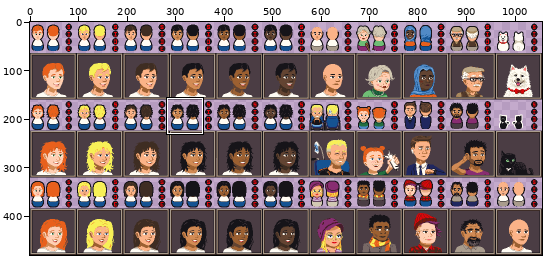
Pixel-art file -- godot/res/sprites/characters/characters.aseprite. Above, an overview of the earlier version with the close-up marked.
Close-up. Before the commit:
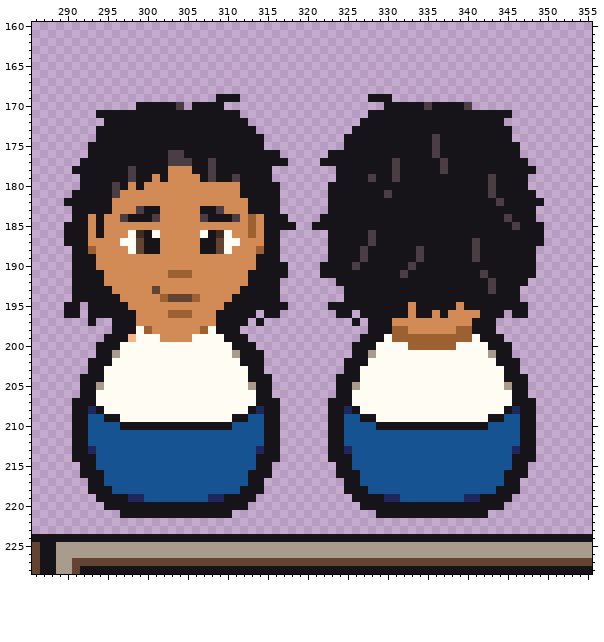
1056x480 pixels, 1 frame. Shown: x 286..355, y 160..228. The commit also changed other parts of the picture, which this record leaves out.
After:
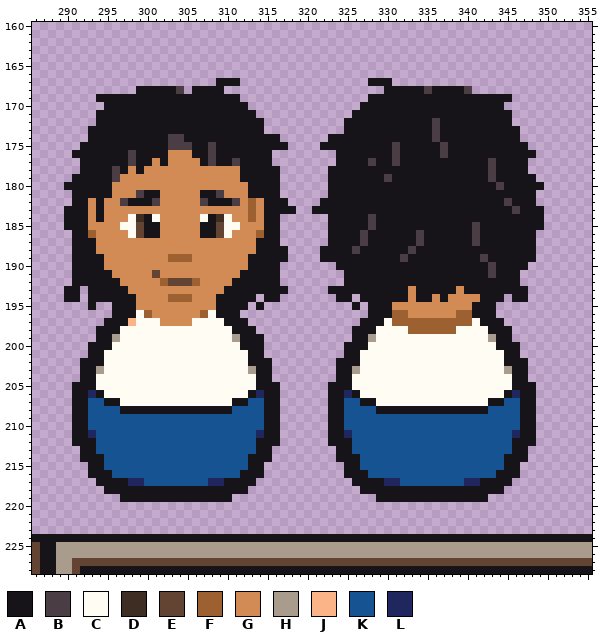
Palette (. is transparent): A #161419  B #4b3d44  C #fffcf4  D #3e2d22  E #634432  F #9c6031  G #d28b55  H #a99c8d  J #fbb388  K #155392  L #20275f
Changes in this commit:
Layers "Outlines", "Hair & Clothes", "Main":
y 167: x 309..311 ... -> AAA; x 328..330 ... -> AAA
y 168: x 299..304 ...... -> AAAAAB; x 306..309 .... -> AAAA; x 330..340 ........... -> AAAAABAAAAB
y 169: x 294..308 ............... -> AAAAAAAAAAAAAAA; x 331..345 ............... -> AAAAAAAAAAAAAAA
y 170: x 295..298 .... -> AAAA; x 304..305 B. -> AA; x 310..312 ... -> AAA; x 327..329 ... -> AAA; x 335 B -> A; x 340..344 B.... -> AAAAA
y 171: x 312..313 .. -> AA; x 326..327 .. -> AA
y 172: x 294 . -> A; x 313..314 .. -> AA; x 325..326 .. -> AA; x 336 A -> B; x 345 . -> A
y 173: x 293 . -> A; x 314 . -> A; x 325 . -> A; x 336 A -> B; x 346 . -> A
y 174: x 293 . -> A; x 303..304 AA -> BB; x 315..316 .. -> AA; x 323..324 .. -> AA; x 346 . -> A
y 175: x 292 . -> A; x 303..305 AAA -> BBB; x 308 A -> B; x 315..317 ... -> AAA; x 322..324 ... -> AAA; x 331 A -> B; x 336..337 BA -> AB; x 347 . -> A
y 176: x 291..292 .. -> AA; x 298 A -> B; x 303..305 BBA -> GGG; x 308 A -> B; x 316 A -> .; x 323 A -> .; x 331 A -> B; x 336..337 BA -> AB; x 347..348 .. -> AA
y 177: x 298 A -> B; x 301 A -> G; x 303..306 BBBA -> GGGG; x 311 A -> B; x 316..317 AA -> ..; x 322..323 AA -> ..; x 328 A -> B; x 337 B -> A; x 343 A -> B
y 178: x 291 A -> .; x 296 A -> B; x 298 B -> G; x 300..302 AAA -> GGG; x 306..311 AABAAA -> GGGGGG; x 316 . -> A; x 323 . -> A; x 331 B -> A; x 337 B -> A; x 343 A -> B; x 348 A -> .
y 179: x 291 . -> A; x 296..300 AABAA -> BGGGG; x 302 A -> G; x 307..311 ABAAB -> GGGGG; x 316 . -> A; x 323 . -> A; x 328 B -> A; x 330..331 AB -> BA; x 348 . -> A
y 180: x 290..291 .. -> AA; x 296..297 BA -> GG; x 299 A -> G; x 312 A -> G; x 343..344 BA -> AB; x 348..349 .. -> AA
y 181: x 296 B -> G; x 299..301 GGG -> BAA; x 307..309 GGG -> AAB; x 312 A -> G; x 330 B -> A; x 343 B -> A
y 182: x 290 A -> .; x 293 A -> G; x 295 A -> G; x 297..301 GGGGG -> BAAAB; x 307..311 GGGGG -> BAAAB; x 313..314 AA -> FG; x 317 . -> A; x 322 . -> A; x 344..345 BA -> AB; x 349 A -> .
y 183: x 290 . -> A; x 293 A -> G; x 295 A -> G; x 299..301 BAA -> GGG; x 307..309 AAB -> GGG; x 313..314 AA -> FG; x 317..318 .. -> AA; x 321..322 .. -> AA; x 346 A -> B; x 349 . -> A
y 184: x 290 . -> A; x 297..299 BAA -> GCD; x 301 B -> C; x 307 B -> C; x 309..311 AAB -> DCG; x 317 A -> .; x 322 A -> .; x 328 A -> B; x 345 B -> A; x 349 . -> A
y 185: x 294 A -> G; x 297..301 GGGGG -> CCEAA; x 307..311 GGGGG -> AAECC; x 313 F -> G; x 317..318 AA -> ..; x 321..322 AA -> ..; x 328 A -> B; x 341 A -> B; x 346 B -> A
y 186: x 290 A -> .; x 293..294 GA -> FG; x 299 D -> E; x 301 C -> A; x 307 C -> A; x 309 D -> E; x 313..314 FG -> GF; x 327..328 AB -> BA; x 334 A -> B; x 341 A -> B; x 349 A -> .
y 187: x 290 A -> .; x 293 G -> A; x 297..301 CCEAA -> GGGGG; x 307..311 AAECC -> GGGGG; x 314 G -> A; x 327..328 AB -> BA; x 334 A -> B; x 349 A -> .
y 188: x 293 F -> A; x 298..301 CEAA -> GGGG; x 307..310 AAEC -> GGGG; x 314 F -> A; x 317 . -> A; x 322 . -> A; x 326..327 AB -> BA; x 333..334 AB -> BA; x 341 B -> A
y 189: x 294 G -> A; x 303..305 GGG -> FFF; x 313 G -> A; x 317 . -> A; x 322 . -> A; x 327 B -> A; x 332 A -> B; x 334 B -> A; x 341..342 BA -> AB
y 190: x 294 G -> A; x 313 G -> A; x 317 A -> .; x 322..323 AA -> ..; x 326 B -> A; x 333 B -> A; x 343 A -> B; x 348 A -> .
y 191: x 295 G -> A; x 301 G -> E; x 303..305 FFF -> GGG; x 312 G -> A; x 317 A -> .; x 322..324 AAA -> ...; x 332 B -> A; x 342..343 BA -> AB; x 347..348 AA -> ..
y 192: x 295..296 GG -> AA; x 302..306 GGGGG -> FEEEF; x 311..312 GG -> AA; x 324 A -> .; x 343 B -> A; x 347 A -> .
y 193: x 290 . -> A; x 292 A -> .; x 296..297 GG -> AA; x 301 E -> G; x 310..311 GG -> AA; x 317 . -> A; x 323..324 .. -> AA; x 333 A -> G; x 339 A -> G; x 343 B -> A; x 347 . -> A
y 194: x 290 . -> A; x 292 A -> .; x 297..298 GG -> AA; x 302..306 FEEEF -> GFFFG; x 309..310 GG -> AA; x 314 A -> .; x 324 . -> A; x 326 A -> .; x 333 A -> G; x 336 A -> G; x 338..341 AAAA -> GGGG; x 345 A -> .; x 347 . -> A
y 195: x 290..291 AA -> ..; x 294..295 AA -> ..; x 298 G -> A; x 309 G -> A; x 313 A -> .; x 315..317 AAA -> ...; x 323..325 AAA -> ...; x 327 A -> .; x 331..332 AA -> GG; x 334..338 AAAAA -> GGGGG; x 340 A -> G; x 344..347 AAAA -> ....
y 196: x 290..291 AA -> ..; x 293..295 AAA -> ...; x 299..300 GG -> CF; x 303..305 FFF -> GGG; x 307..308 GG -> FC; x 312..313 AA -> ..; x 315..316 AA -> ..; x 324..325 AA -> ..; x 327 A -> .; x 331..332 AA -> FF; x 334..335 AA -> GG; x 337 A -> G; x 339..341 GGG -> FFA; x 344 A -> .; x 346..347 AA -> ..
y 197: x 293 A -> .; x 295 . -> A; x 298..301 AGGG -> JCCC; x 306..309 GGGA -> CCCC; x 314 A -> .; x 326..327 A. -> .A; x 330..341 AGGGGGGGGGGA -> CFFFFFFFFFFC; x 344 . -> A
y 198: x 294..295 .. -> AA; x 297..298 AA -> CC; x 300..307 FGGGGGGF -> CCCCCCCC; x 309..310 AA -> CC; x 312..313 .. -> AA; x 326..327 .. -> AA; x 329..342 AAFFGGGGGGFFAA -> CCCCFFFFFFCCCC; x 344..345 .. -> AA
y 199: x 294 . -> A; x 296..298 AAJ -> HCC; x 302..305 GGGG -> CCCC; x 310..311 AA -> CH; x 313..314 .. -> AA; x 326 . -> A; x 328..329 AA -> HC; x 331..340 FFFFFFFFFF -> CCCCCCCCCC; x 342..343 AA -> CH; x 345 . -> A
y 200: x 293 . -> A; x 296 A -> C; x 311 A -> C; x 314 . -> A; x 325 . -> A; x 328 A -> C; x 333..338 FFFFFF -> CCCCCC; x 343 A -> C; x 346 . -> A
y 201: x 293 . -> A; x 295..296 AH -> CC; x 311..312 HA -> CC; x 325 . -> A; x 327..328 AH -> CC; x 343..344 HA -> CC; x 346 . -> A
y 202: x 292 . -> A; x 295 A -> C; x 312 A -> C; x 315 . -> A; x 324 . -> A; x 327 A -> C; x 344 A -> C; x 347 . -> A
y 203: x 292 . -> A; x 294 A -> H; x 313 A -> H; x 315 . -> A; x 324 . -> A; x 326 A -> H; x 345 A -> H; x 347 . -> A
y 204: x 294 A -> C; x 313 A -> C; x 326 A -> C; x 345 A -> C
y 205: x 291 . -> A; x 294 H -> C; x 313 H -> C; x 316 . -> A; x 323 . -> A; x 326 H -> C; x 345 H -> C; x 348 . -> A
y 206: x 291 . -> A; x 293..294 AC -> LA; x 313..314 CA -> AL; x 316 . -> A; x 323 . -> A; x 325..326 AC -> LA; x 345..346 CA -> AL; x 348 . -> A
y 207: x 293..296 ACCC -> KKAA; x 311..314 CCCA -> AAKK; x 325..328 ACCC -> KKAA; x 343..346 CCCA -> AAKK
y 208: x 293..314 LACCCCCCCCCCCCCCCCCCAL -> KKKKAAAAAAAAAAAAAAKKKK; x 325..346 LACCCCCCCCCCCCCCCCCCAL -> KKKKAAAAAAAAAAAAAAKKKK
y 209: x 295..312 AACCCCCCCCCCCCCCAA -> KKKKKKKKKKKKKKKKKK; x 327..344 AACCCCCCCCCCCCCCAA -> KKKKKKKKKKKKKKKKKK
y 210: x 297..310 AAAAAAAAAAAAAA -> KKKKKKKKKKKKKK; x 329..342 AAAAAAAAAAAAAA -> KKKKKKKKKKKKKK
y 211: x 293 K -> L; x 314 K -> L; x 325 K -> L; x 346 K -> L
y 212: x 293 K -> A; x 314 K -> A; x 325 K -> A; x 346 K -> A
y 213: x 291 A -> .; x 293 L -> A; x 314 L -> A; x 316 A -> .; x 323 A -> .; x 325 L -> A; x 346 L -> A; x 348 A -> .
y 214: x 291 A -> .; x 294 K -> A; x 313 K -> A; x 316 A -> .; x 323 A -> .; x 326 K -> A; x 345 K -> A; x 348 A -> .
y 215: x 292 A -> .; x 294 K -> A; x 313 K -> A; x 315 A -> .; x 324 A -> .; x 326 K -> A; x 345 K -> A; x 347 A -> .
y 216: x 292 A -> .; x 295 K -> A; x 312 K -> A; x 315 A -> .; x 324 A -> .; x 327 K -> A; x 344 K -> A; x 347 A -> .
y 217: x 293 A -> .; x 295..299 KKKKK -> AAALL; x 308..312 KKKKK -> LLAAA; x 314 A -> .; x 325 A -> .; x 327..331 KKKKK -> AAALL; x 340..344 KKKKK -> LLAAA; x 346 A -> .
y 218: x 293..294 AA -> ..; x 296..311 KKKKKKKKKKKKKKKK -> AAAAAAAAAAAAAAAA; x 313..314 AA -> ..; x 325..326 AA -> ..; x 328..343 KKKKKKKKKKKKKKKK -> AAAAAAAAAAAAAAAA; x 345..346 AA -> ..
y 219: x 294..296 AAA -> ...; x 298..309 LLKKKKKKKKLL -> AAAAAAAAAAAA; x 311..313 AAA -> ...; x 326..328 AAA -> ...; x 330..341 LLKKKKKKKKLL -> AAAAAAAAAAAA; x 343..345 AAA -> ...
y 220: x 295..312 AAAAAAAAAAAAAAAAAA -> ..................; x 327..344 AAAAAAAAAAAAAAAAAA -> ..................
y 221: x 297..310 AAAAAAAAAAAAAA -> ..............; x 329..342 AAAAAAAAAAAAAA -> ..............
Changed places in both close-ups, as pixel boxes (x1, y1, x2, y2):
changed: (64, 78, 544, 518)
